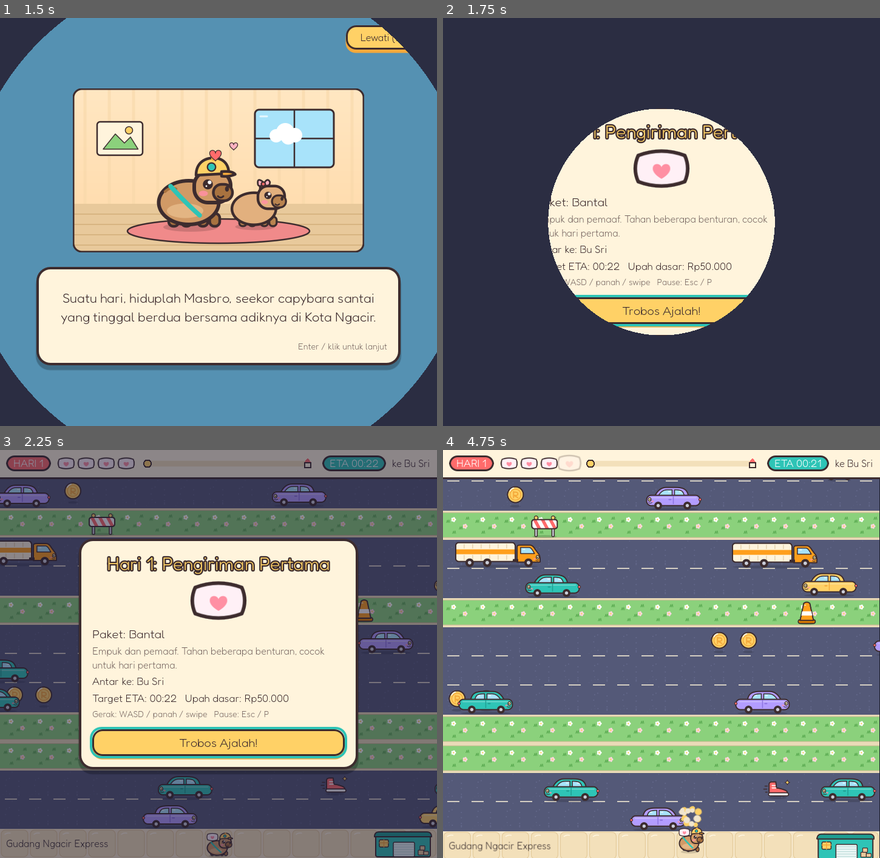
Above: before the commit, frames 1-4 (two rows, left to right).
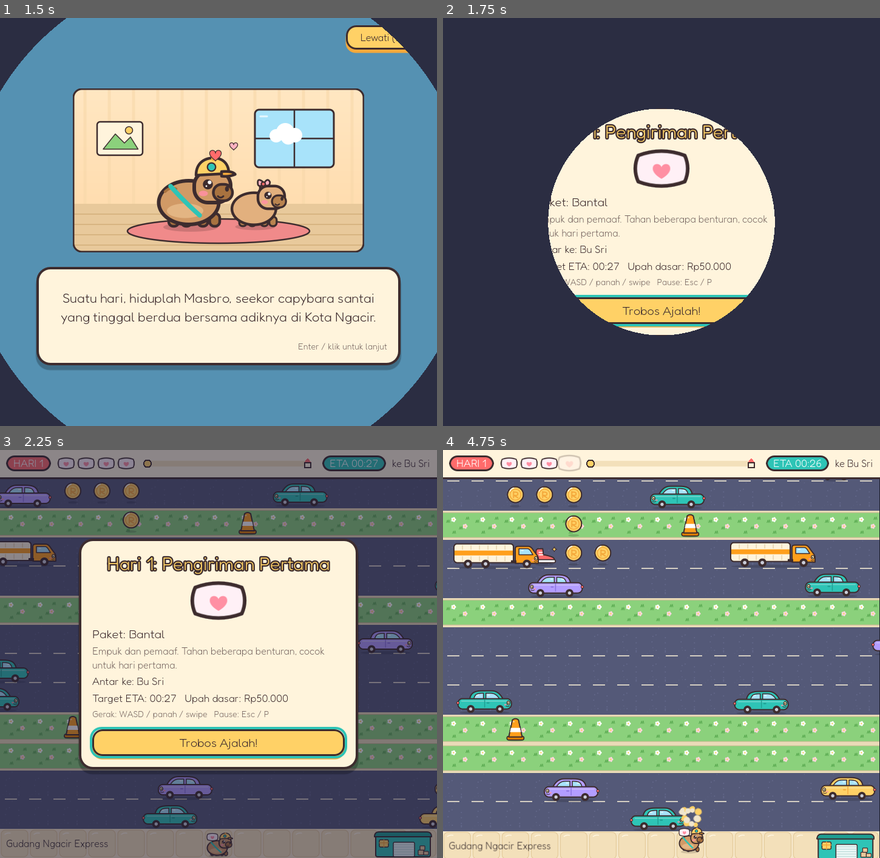
Above: after the commit, the same moments.

Repository: FirmansyahDzakwanArifien/si-ngacir
Game: Godot game, scene res://scenes/main.tscn
Same seed, same stepped clock (60 frames per second), same inputs: the game is played once before the commit and once after it.
Inputs (mouse positions are in pixels of both pictures, inside the frame that each line leads up to):
- Up to frame 1 (1.5 s): click "Mulai Hari 1" at 0.5 s; tap Enter (ui_accept) at 1.25 s; move the mouse to (314, 201) at 1.27 s; hold D (move_right) from 1.28 s (still down); tap P at 1.35 s; click (314, 201) at 1.42 s
- Up to frame 2 (1.75 s): keep holding D (move_right); tap Enter (ui_accept) at 1.52 s
- Up to frame 3 (2.25 s): move the mouse to (131, 674) at 2.02 s; release D (move_right) at 2.03 s; hold S (move_down) from 2.03 s (still down); tap P at 2.1 s
- Up to frame 4 (4.75 s): tap Enter (ui_accept) at 2.27, 4.52 s; move the mouse to (705, 564) at 2.77 s; release S (move_down) at 2.78 s; hold D (move_right) 2.78-3.5 s; tap P at 2.85, 4.35 s; click "Lanjut" at 3.5 s; move the mouse to (639, 735) at 4.27 s; hold W (move_up) from 4.28 s (still down); click (639, 735) at 4.42 s

Frame 1 is identical in both runs. In frame 2, 0.2% of the frame differs, in the area x 39-66%, y 59-63%; in frame 3, 2.8%; in frame 4, 6.6%, in the area x 1-100%, y 1-93%.

Commit message:
fix(map): Hari 1 selalu lebih panjang dari satu layar
Sebelumnya sekitar 2% map Hari 1 hanya 13 baris (pas satu layar) sehingga
kamera tidak scroll. Hari 1 sekarang 5 blok jalan, minimal 16 baris.

Diff:
--- a/resources/days/day_01.tres
+++ b/resources/days/day_01.tres
@@ -6,7 +6,7 @@
 
 [sub_resource type="Resource" id="Resource_map"]
 script = ExtResource("2_map")
-road_blocks = 4
+road_blocks = 5
 lanes_per_block = Vector2i(2, 3)
 safe_rows_between = Vector2i(1, 2)
 speed_range = Vector2(45, 80)
